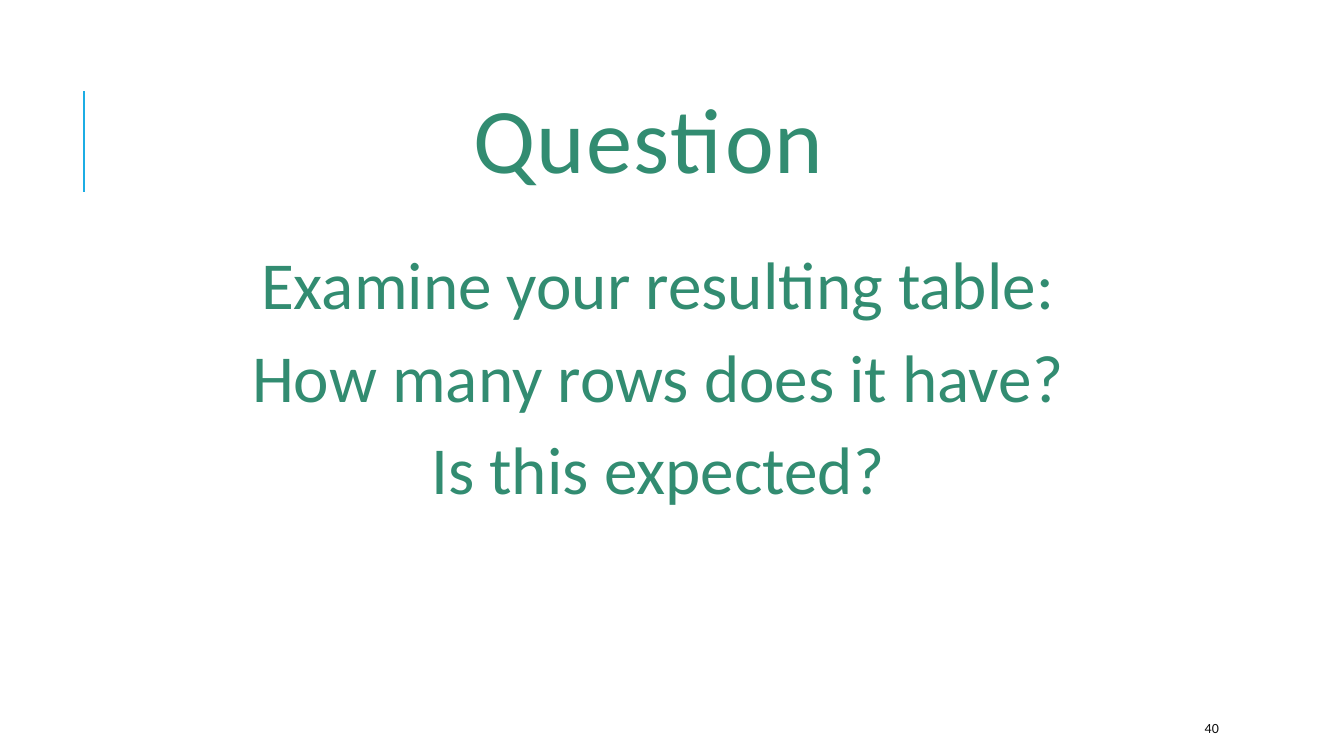
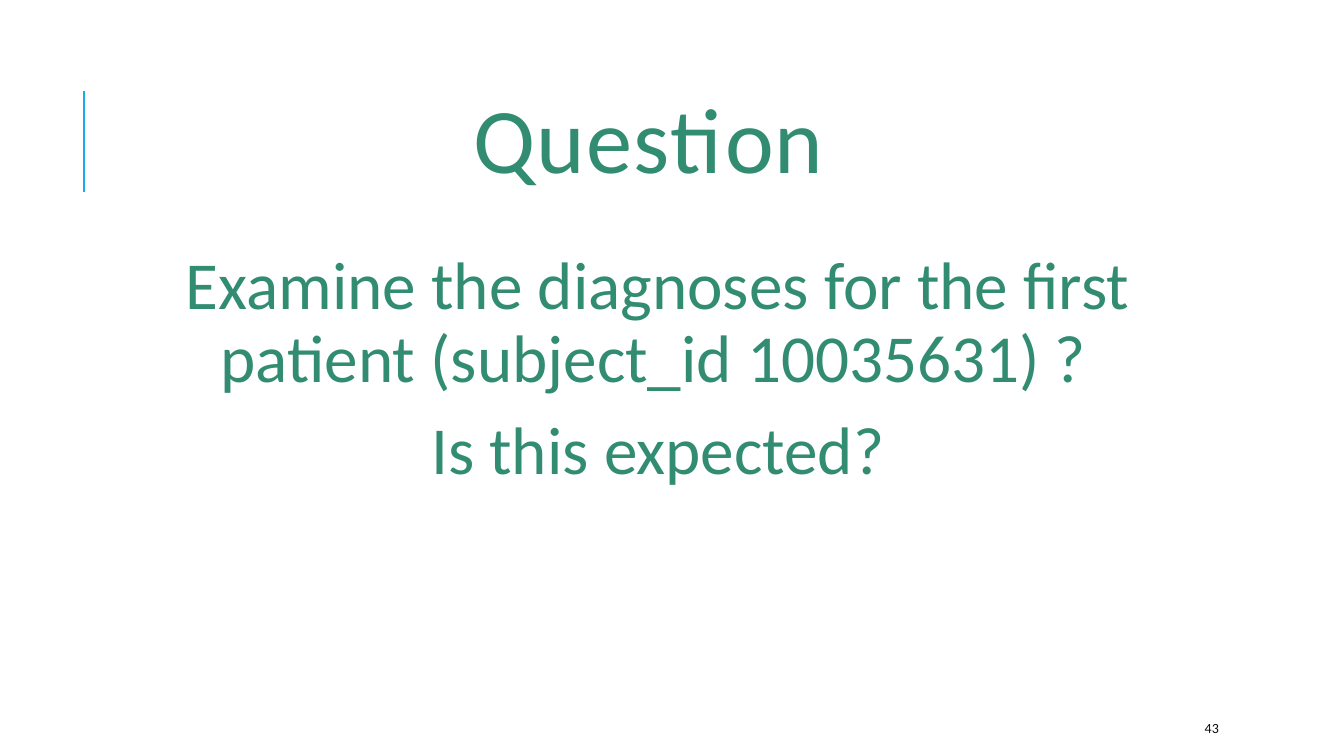
Before and after one commit to amromeo/api_r_int_db_24, a slide deck: slide 43 of presentations/03 - Joins.pptx (slide 40 before the commit). Drawn at 1344x756 pixels with LibreOffice and Linux fonts; fonts in the diff are those of the drawing. Boxes give left, top, right and bottom in pixels: in the first picture for what was removed or moved away, otherwise in the second. Text is boxed around its words. In the diff, an @@ line names an element or a change of style, - is before the commit and + after.

```diff
--- a/presentations/03 - Joins.pptx
+++ b/presentations/03 - Joins.pptx
@@ text at box(186, 262, 1129, 394): text changed @@
-  Examine your resulting table:
-  How many rows does it have?
+  Examine the diagnoses for the first patient (subject_id 10035631) ?
@@ page number at box(1205, 724, 1219, 733): text changed @@
-40
+43
```
Also in this commit, not shown: 10 other slides changed, 3 slides added.
